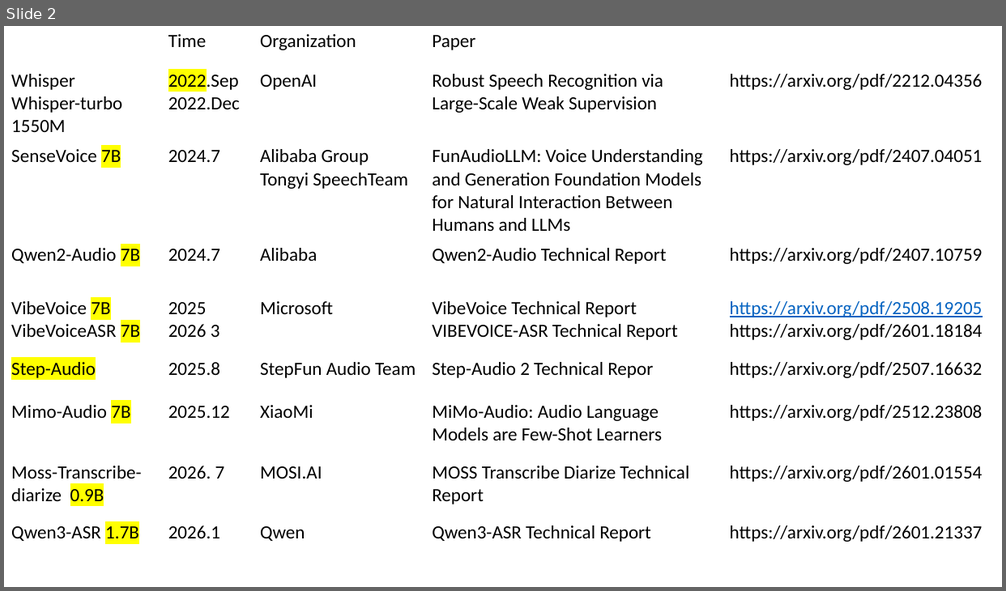
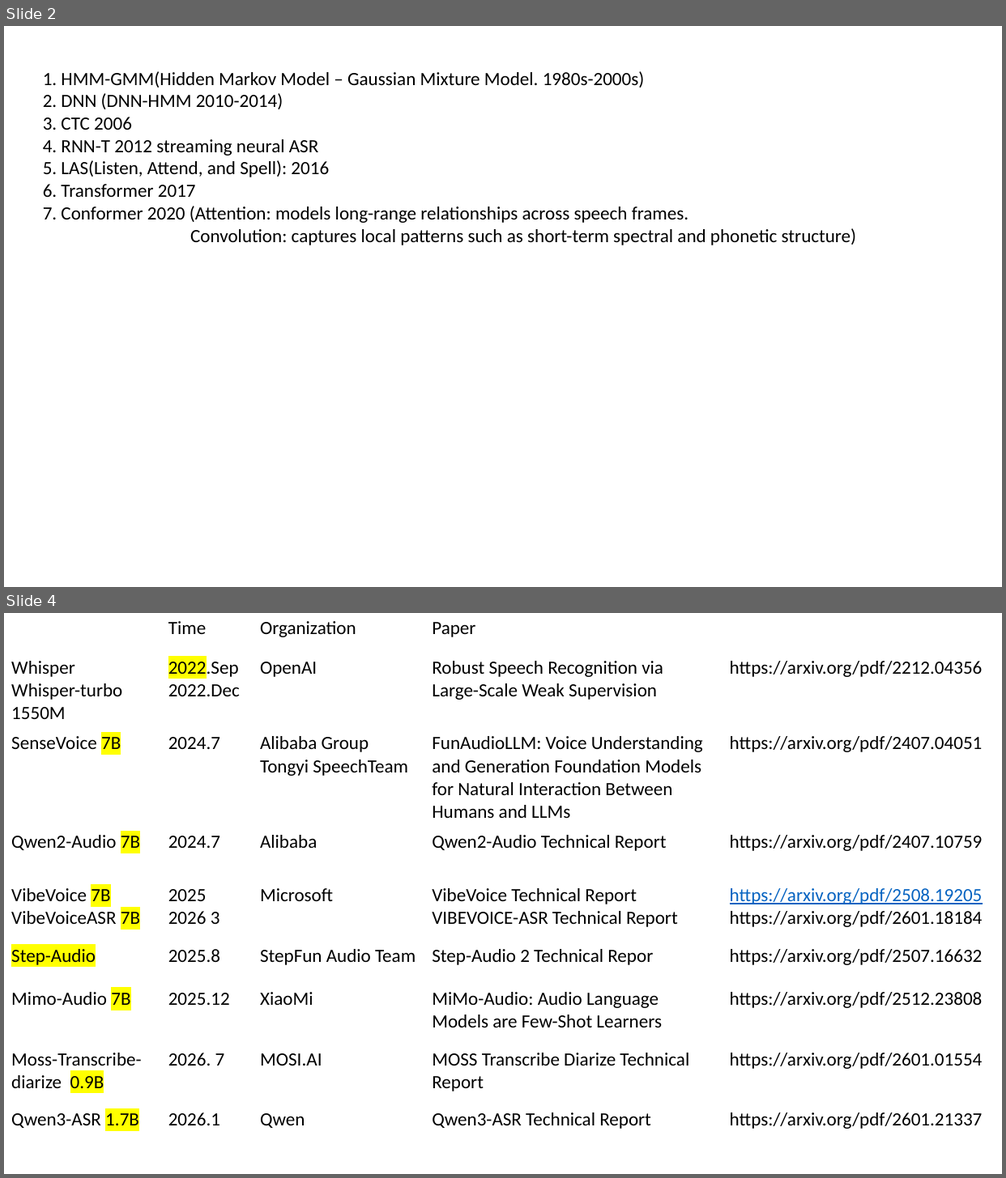
Before and after one commit to lovefunCode/AI-Breakthrough-Paper, a slide deck: RefineASR.pptx. Shown one above the other, each under a label of ours: slide 2 before the commit, slides 2 and 4 after it; the slides between them are not shown. The pictures are 1006x591 and 1006x1178 pixels, drawn with LibreOffice and Linux fonts; fonts in the diff are those of the drawing. Boxes give left, top, right and bottom in pixels: in the first picture for what was removed or moved away, otherwise in the second. Text is boxed around its words. In the diff, an @@ line names an element or a change of style, - is before the commit and + after.

```diff
--- a/RefineASR.pptx
+++ b/RefineASR.pptx
@@ slide 2 added at bbox=[4, 26, 1002, 587], background #FFFFFF @@
@@ text added at bbox=[43, 71, 856, 246], 18 pt, text #000000 @@
+1. HMM-GMM(Hidden Markov Model – Gaussian Mixture Model. 1980s-2000s)
+2. DNN (DNN-HMM 2010-2014)
+3. CTC 2006
+4. RNN-T 2012 streaming neural ASR
+5. LAS(Listen, Attend, and Spell): 2016
+6. Transformer 2017
+7. Conformer 2020 (Attention: models long-range relationships across speech frames.
+Convolution: captures local patterns such as short-term spectral and phonetic structure)
@@ what was slide 2 is now slide 4 @@
```
Also in this commit, not shown: 2 slides changed, 2 other slides added, 1 slide removed.
